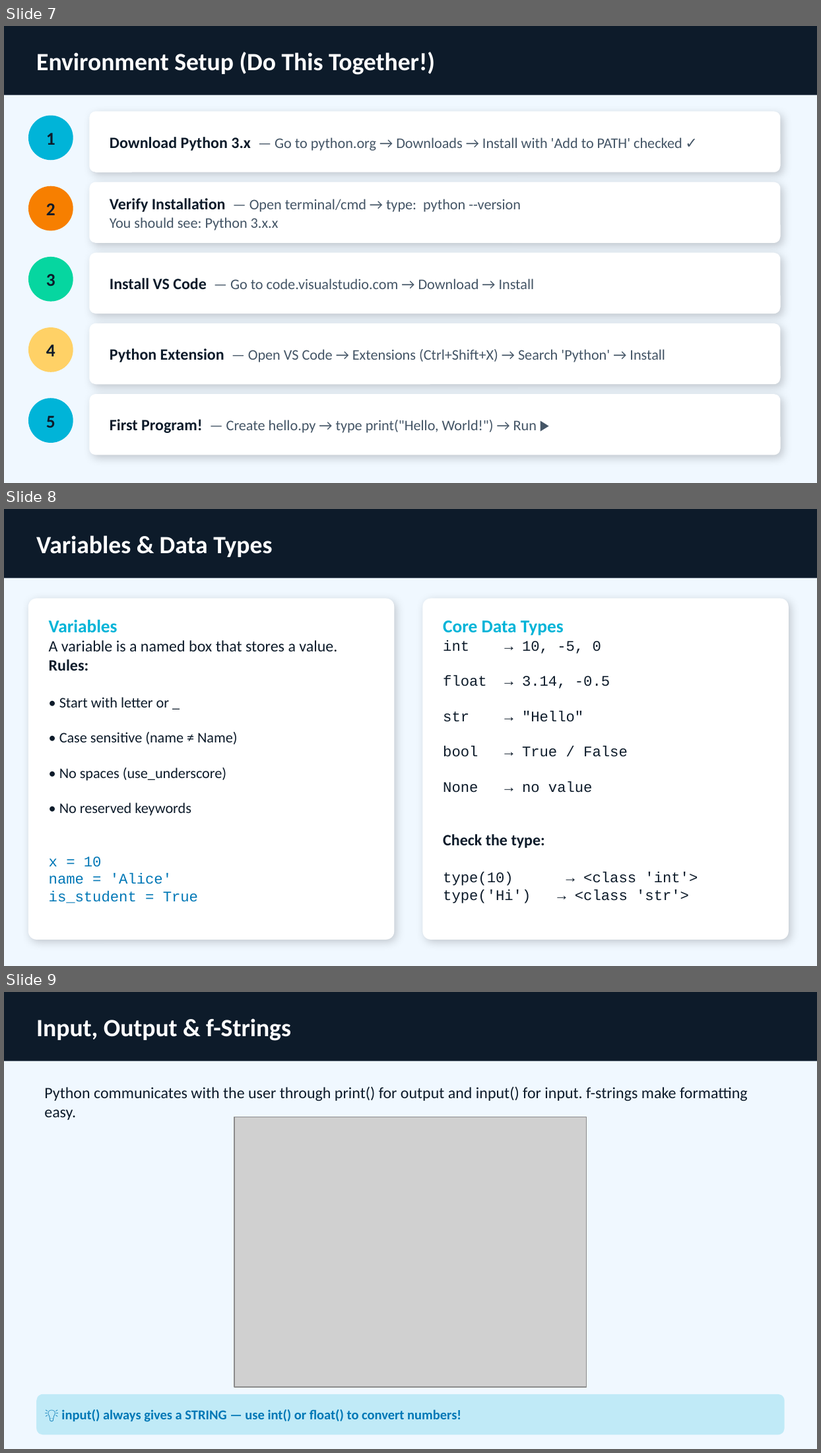
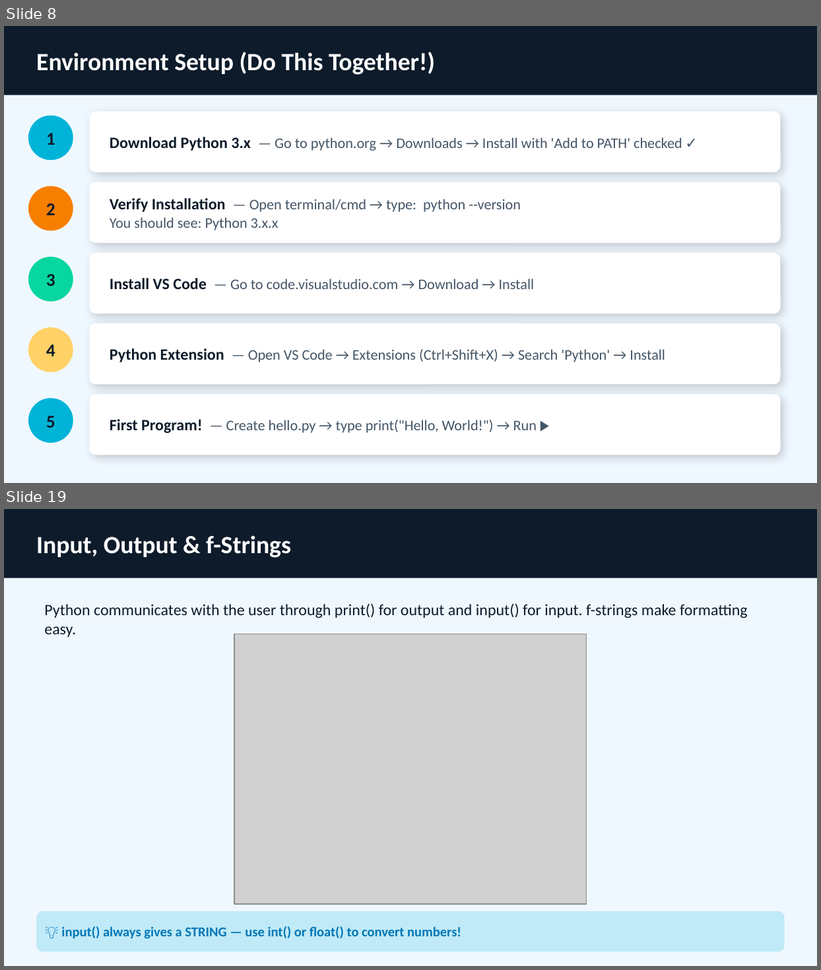
Before and after one commit to GursimranjeetSingh/2b-Academy, a slide deck: Presentations/2b_Academy_Week1.pptx. Shown one above the other, each under a label of ours: slides 7, 8 and 9 before the commit, slides 8 and 19 after it; the slides between them are not shown. The pictures are 821x1453 and 821x970 pixels, drawn with LibreOffice and Linux fonts; fonts in the diff are those of the drawing; grey boxes stand for pictures. Boxes give left, top, right and bottom in pixels: in the first picture for what was removed or moved away, otherwise in the second. Text is boxed around its words. In the diff, an @@ line names an element or a change of style, - is before the commit and + after.

```diff
--- a/Presentations/2b_Academy_Week1.pptx
+++ b/Presentations/2b_Academy_Week1.pptx
@@ slide 8 removed at box(4, 509, 817, 966), background #F0F8FF @@
@@ rectangle removed at box(4, 509, 817, 578) @@
@@ text removed at box(36, 535, 272, 557) @@
-Variables & Data Types
@@ rounded rectangle removed at box(28, 599, 394, 940) @@
@@ rounded rectangle removed at box(422, 599, 789, 940) @@
@@ text removed at box(49, 619, 337, 904) @@
-Variables
-A variable is a named box that stores a value.
-Rules:
-• Start with letter or _
-• Case sensitive (name ≠ Name)
-• No spaces (use_underscore)
-• No reserved keywords
-x = 10
-name = 'Alice'
-is_student = True
@@ text removed at box(443, 621, 689, 904) @@
-Core Data Types
-int → 10, -5, 0
-float → 3.14, -0.5
-str → "Hello"
-bool → True / False
-None → no value
-Check the type:
-type(10) → <class 'int'>
-type('Hi') → <class 'str'>
@@ what was slide 7 is now slide 8 @@
@@ what was slide 9 is now slide 19 @@
```
Also in this commit, not shown: 19 slides added, 1 other slide removed.
